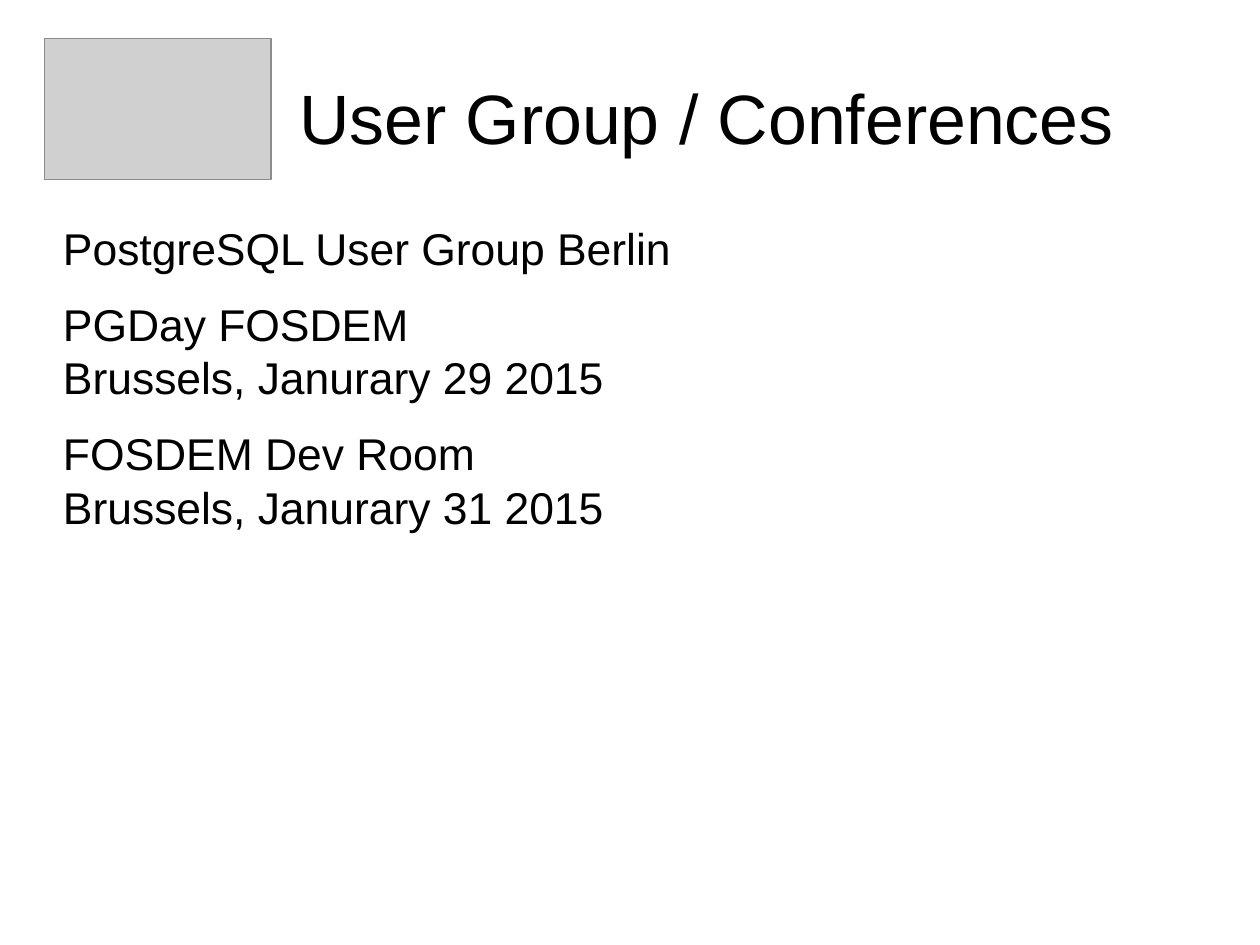
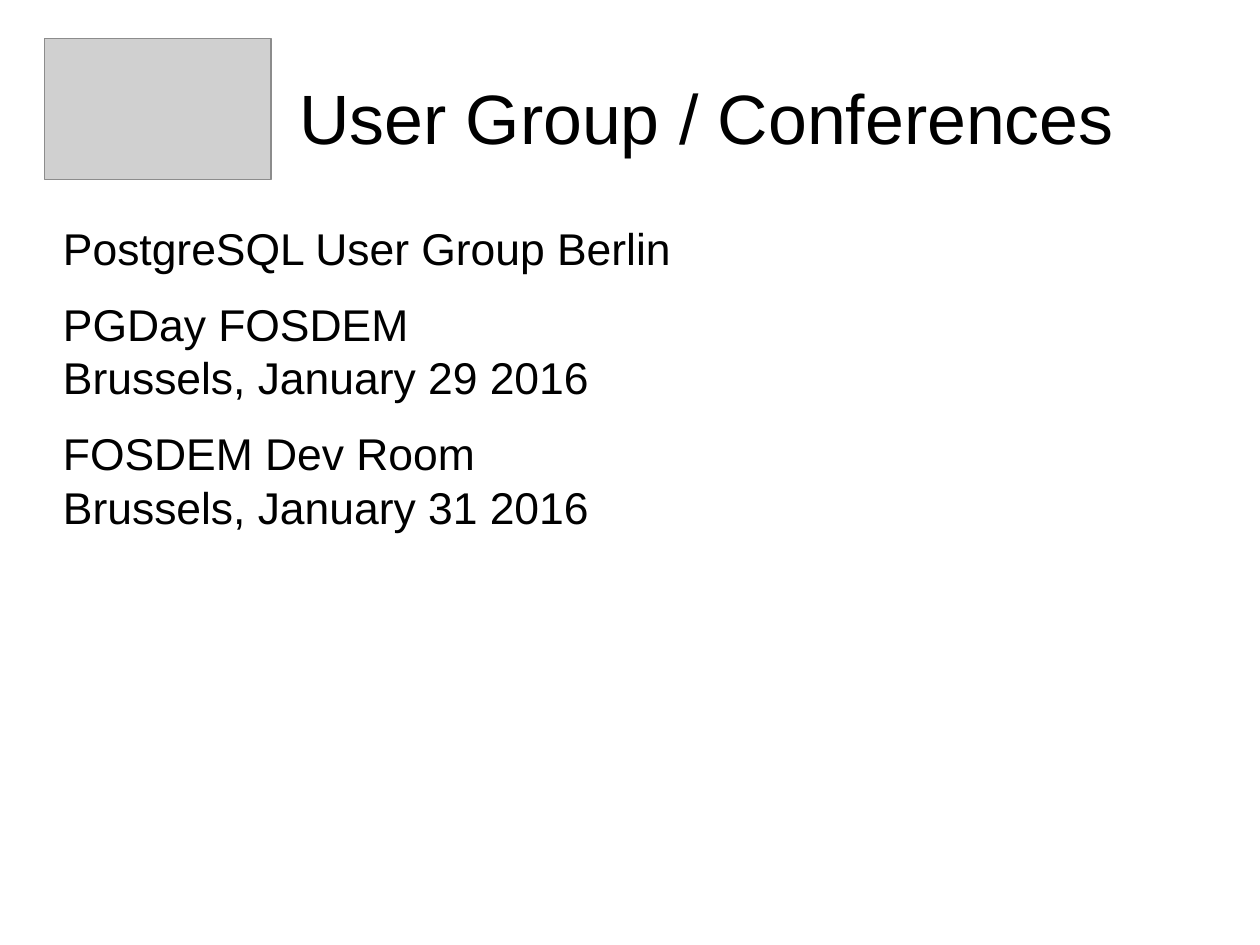
Before and after one commit to sjstoelting/talks, a slide deck: slide 12 of no-sql-as-not-only-sql/NoSQL-as-Not-Only-SQL.odp. Drawn at 1260x945 pixels with LibreOffice and Linux fonts; fonts in the diff are those of the drawing; grey boxes stand for pictures. Boxes give left, top, right and bottom in pixels: in the first picture for what was removed or moved away, otherwise in the second. Text is boxed around its words. In the diff, an @@ line names an element or a change of style, - is before the commit and + after.

Commit message:
Corrected some text failures in the slide.

```diff
--- a/no-sql-as-not-only-sql/NoSQL-as-Not-Only-SQL.odp
+++ b/no-sql-as-not-only-sql/NoSQL-as-Not-Only-SQL.odp
@@ text at bbox=[63, 310, 589, 533]: text changed @@
-PGDay FOSDEM
-Brussels, Janurary 29 2015
-FOSDEM Dev Room
-Brussels, Janurary 31 2015
+PGDay FOSDEM
+Brussels, January 29 2016
+FOSDEM Dev Room
+Brussels, January 31 2016
```
Also in this commit, not shown: 1 other file.
